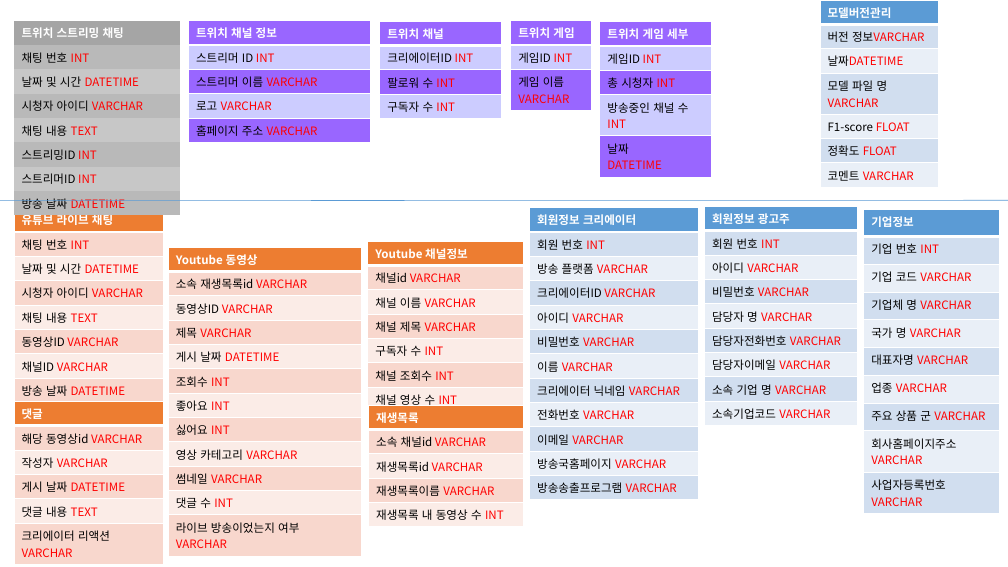
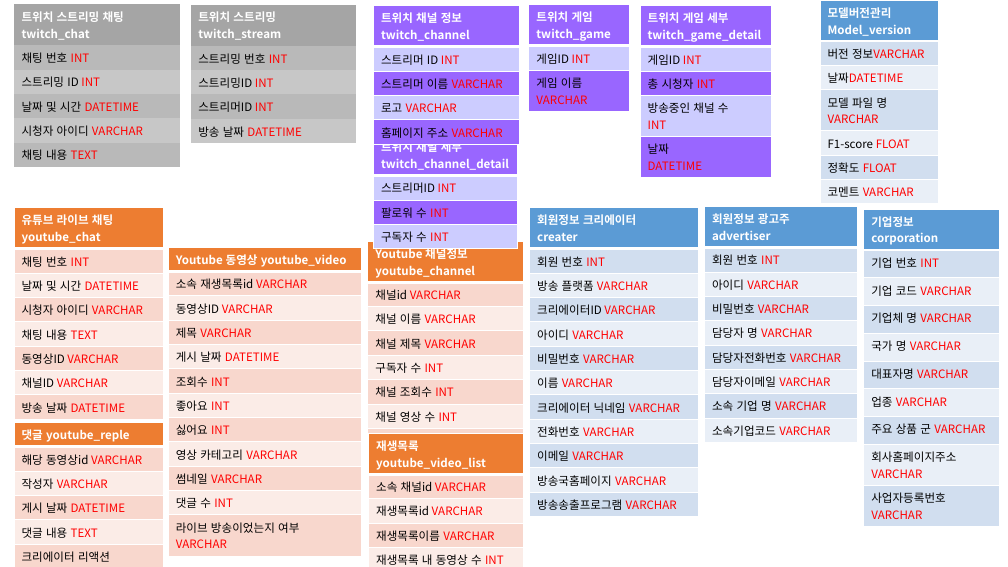
Before and after one commit to chanuuuuu/OnAD_project, a slide deck: slide 3 of docs/6_데이터매핑정의서/DB설계도면_작업중.pptx. Drawn at 1008x567 pixels with LibreOffice and Linux fonts; fonts in the diff are those of the drawing. Boxes give left, top, right and bottom in pixels: in the first picture for what was removed or moved away, otherwise in the second. Text is boxed around its words. In the diff, an @@ line names an element or a change of style, - is before the commit and + after.

```diff
--- a/docs/6_데이터매핑정의서/DB설계도면_작업중.pptx
+++ b/docs/6_데이터매핑정의서/DB설계도면_작업중.pptx
@@ table at (14,4,179,164) @@
-row 1, column 1: 트위치 스트리밍 채팅
+row 1, column 1: 트위치 스트리밍 채팅 twitch_chat
+row 3: 스트리밍 ID INT
-row 6: 스트리밍ID INT
-row 7: 스트리머ID INT
-row 8: 방송 날짜 DATETIME
@@ table: place and size @@
-table at (14,20,179,213)
+table at (14,4,179,164)
@@ table added at (191,5,356,141), 5 rows, 1 columns @@
+트위치 스트리밍 twitch_stream
+스트리밍 번호 INT
+스트리밍ID INT
+스트리머ID INT
+방송 날짜 DATETIME
@@ table at (374,6,520,142) @@
-row 1, column 1: 트위치 채널 정보
+row 1, column 1: 트위치 채널 정보 twitch_channel
@@ table: place and size @@
-table at (188,20,371,140)
+table at (374,6,520,142)
@@ table at (529,5,631,108) @@
-row 1, column 1: 트위치 게임
+row 1, column 1: 트위치 게임twitch_game
@@ table: place and size @@
-table at (511,20,591,107)
+table at (529,5,631,108)
@@ table at (640,6,771,174) @@
-row 1, column 1: 트위치 게임 세부
+row 1, column 1: 트위치 게임 세부 twitch_game_detail
@@ table: place and size @@
-table at (600,22,712,173)
+table at (640,6,771,174)
@@ table at (820,0,938,201) @@
-row 1, column 1: 모델버전관리
+row 1, column 1: 모델버전관리 / Model_version
@@ table at (374,135,517,246) @@
-row 1, column 1: 트위치 채널
+row 1, column 1: 트위치 채널 세부twitch_channel_detail
-row 2, column 1: 크리에이터ID INT
+row 2, column 1: 스트리머ID INT
@@ table: place and size @@
-table at (380,21,501,116)
+table at (374,135,517,246)
@@ line removed from (0, 200) to (1008, 200) @@
@@ table at (14,208,163,417) @@
-row 1, column 1: 유튜브 라이브 채팅
+row 1, column 1: 유튜브 라이브 채팅youtube_chat
@@ table at (530,208,699,514) @@
-row 1, column 1: 회원정보 크리에이터
+row 1, column 1: 회원정보 크리에이터 / creater
@@ table at (705,206,858,440) @@
-row 1, column 1: 회원정보 광고주
+row 1, column 1: 회원정보 광고주 / advertiser
@@ table at (864,209,1000,523) @@
-row 1, column 1: 기업정보
+row 1, column 1: 기업정보 / corporation
@@ table at (169,247,361,552) @@
-row 1, column 1: Youtube 동영상
+row 1, column 1: Youtube 동영상 youtube_video
@@ table at (368,241,523,544) @@
-row 1, column 1: Youtube 채널정보
+row 1, column 1: Youtube 채널정보 youtube_channel
+row 8: 채널 키워드 VARCHAR
@@ table at (14,423,163,566) @@
-row 1, column 1: 댓글
+row 1, column 1: 댓글 youtube_reple
@@ table: place and size @@
-table at (14,402,163,561)
+table at (14,423,163,566)
@@ table at (369,433,523,567) @@
-row 1, column 1: 재생목록
+row 1, column 1: 재생목록 youtube_video_list
@@ table: place and size @@
-table at (369,405,523,524)
+table at (369,433,523,567)
```
Also in this commit, not shown: 6 other files.
